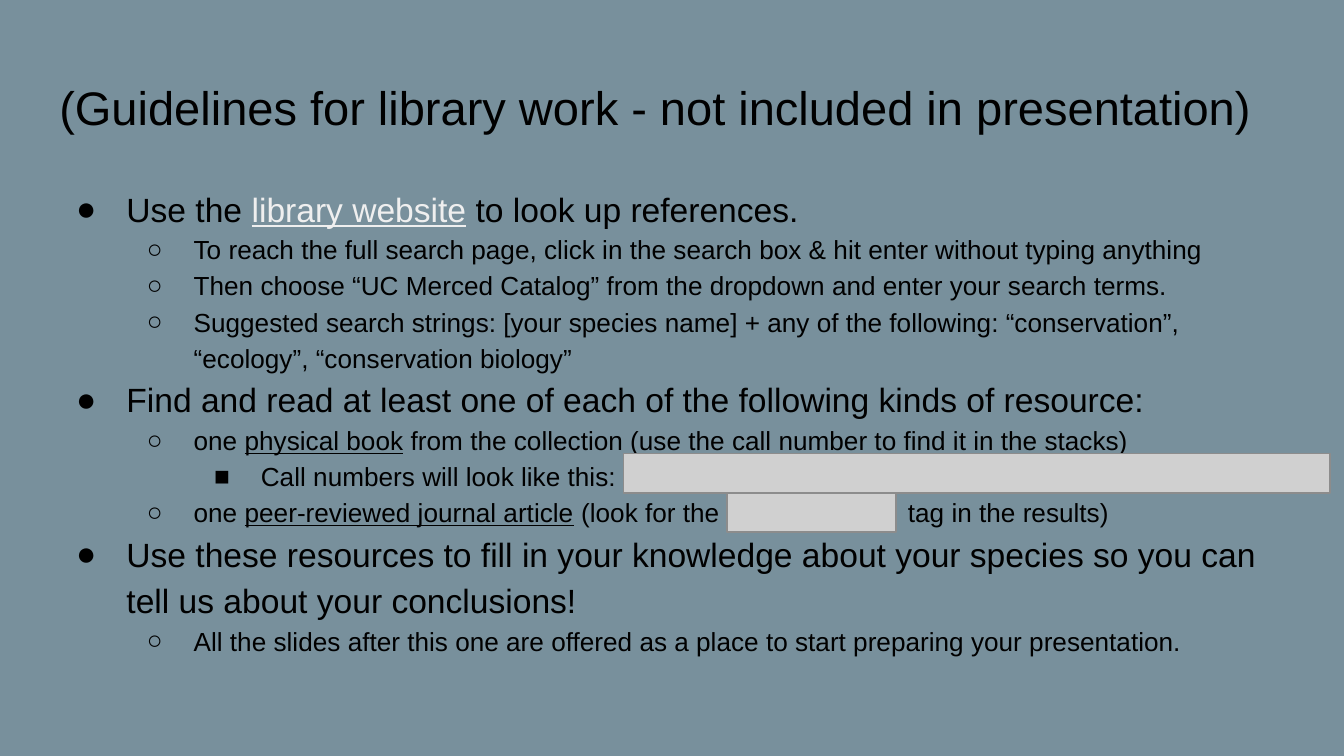
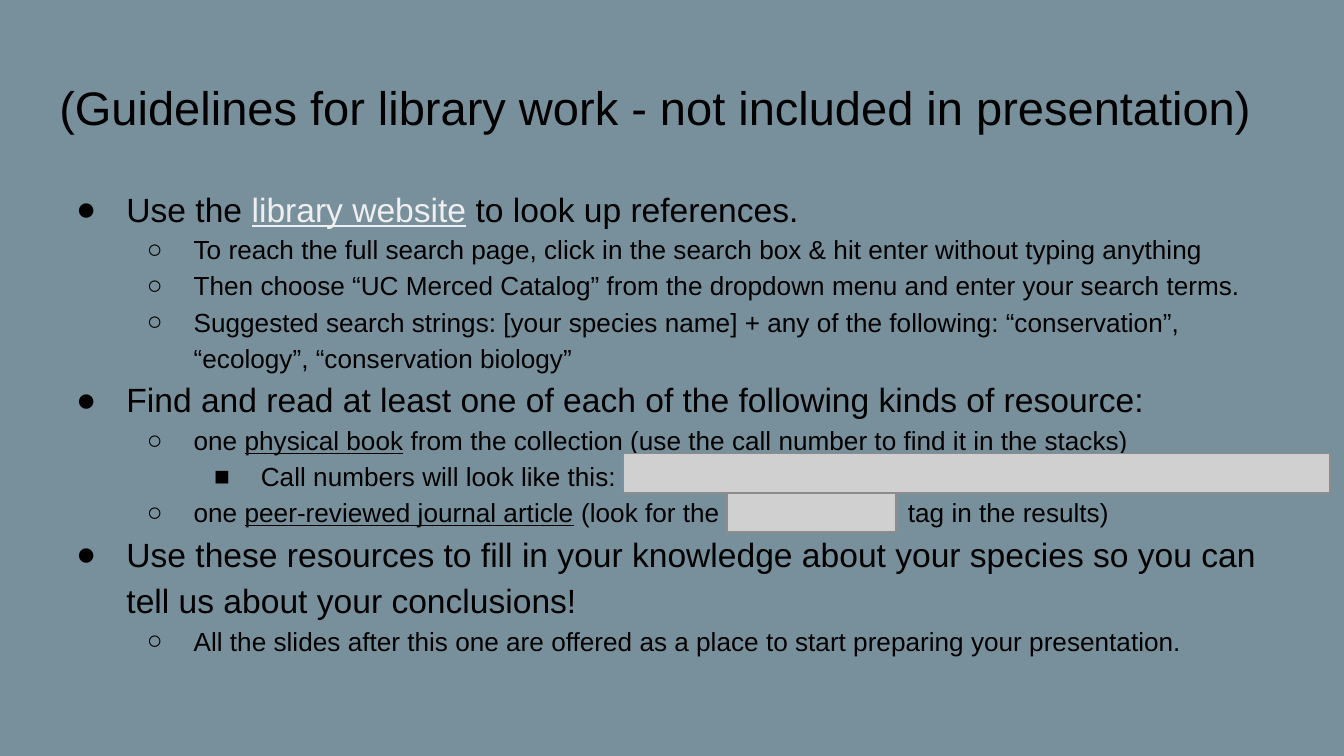
Before and after one commit to paleomammals/biodata_shortcourse, a slide deck: slide 3 of student presentation template.pptx. Drawn at 1344x756 pixels with LibreOffice and Linux fonts; fonts in the diff are those of the drawing; grey boxes stand for pictures. Boxes give left, top, right and bottom in pixels: in the first picture for what was removed or moved away, otherwise in the second. Text is boxed around its words. In the diff, an @@ line names an element or a change of style, - is before the commit and + after.

```diff
--- a/student presentation template.pptx
+++ b/student presentation template.pptx
@@ text at (194,276,1240,301): text changed @@
-  ○ Then choose “UC Merced Catalog” from the dropdown and enter your search terms.
+  ○ Then choose “UC Merced Catalog” from the dropdown menu and enter your search terms.
```
Also in this commit, not shown: 4 other slides changed, 1 slide added, 50 other files.
